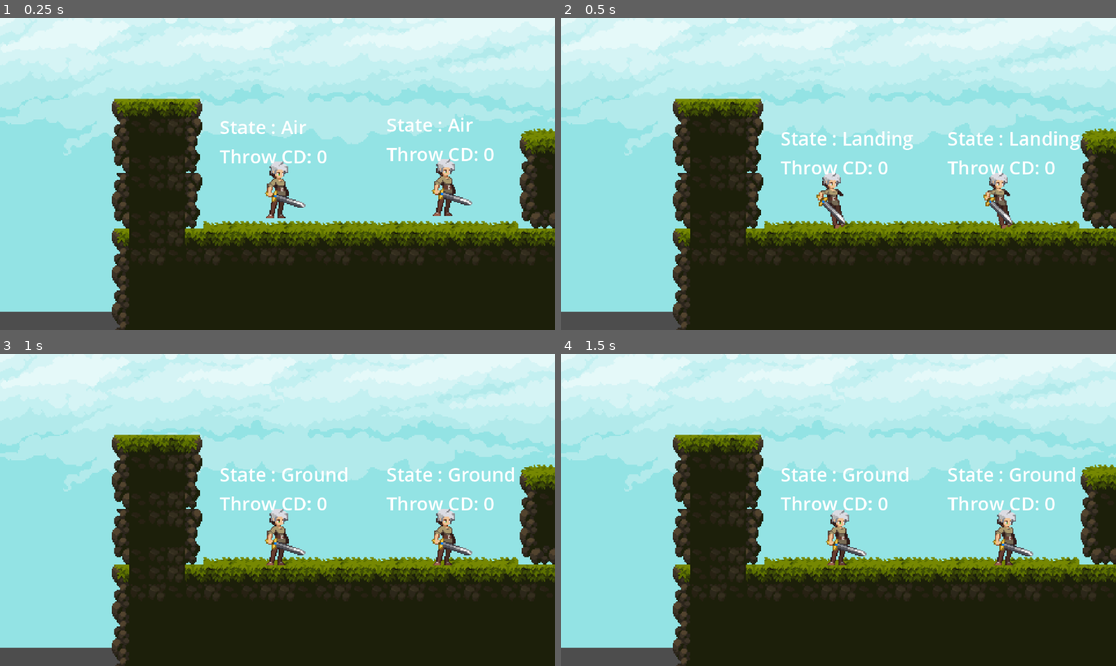
Above: before the commit, frames 1-4 (two rows, left to right).
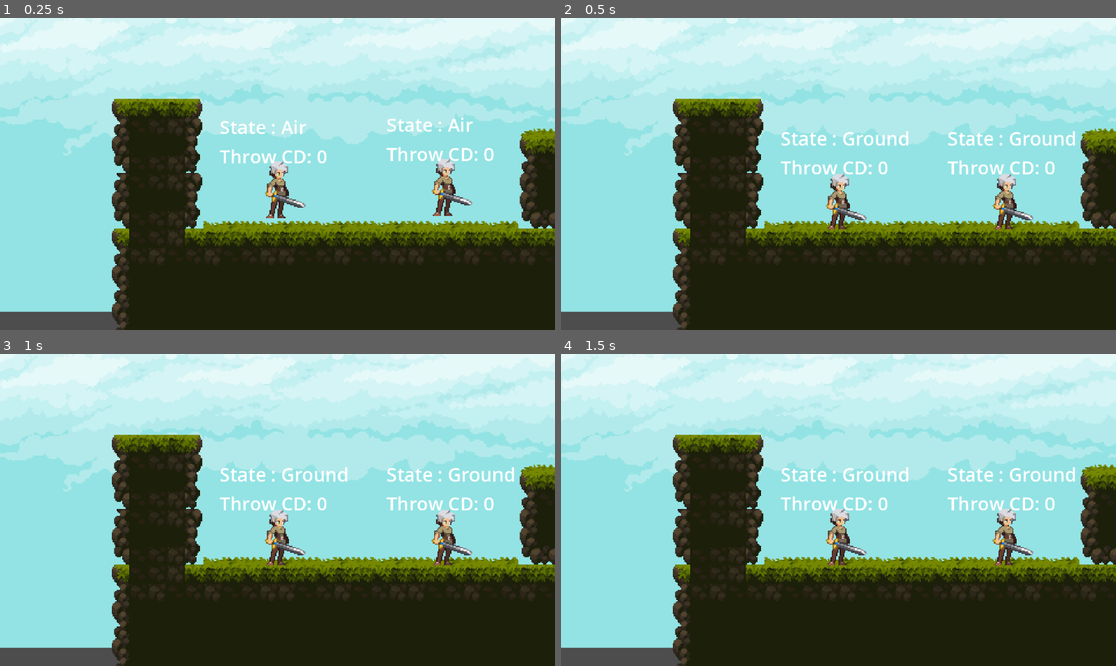
Above: after the commit, the same moments.

Repository: tuansondinh/project-a
Game: Godot game, scene res://Levels/test_level.tscn
The game is run twice, just before and just after one commit, with the same random seed, the same clock (stepped at 60 frames per second) and the same inputs.
Inputs:
- Up to frame 1 (0.25 s): no input
- Up to frame 2 (0.5 s): no input
- Up to frame 3 (1 s): no input
- Up to frame 4 (1.5 s): no input

Frame 1 is identical in both runs. In frame 2, 1.9% of the frame differs, in the area x 45-94%, y 36-68%; in frame 3, 0.2%; in frame 4, 0.5%.

Commit message:
fix stuck in landing bug, fix multiple jumo while attack bug

Diff:
--- a/Character/AirState.gd
+++ b/Character/AirState.gd
@@ -2,7 +2,7 @@
 
 class_name AirState
 
-@export var landing_state : State
+@export var ground_state : State
 @export var hanging_state : State
 @export var attack_state  : State
 @export var jump_velocity : float = -150.0
@@ -15,11 +15,13 @@
 var sword: Sword
 var gravity = ProjectSettings.get_setting("physics/2d/default_gravity")
 var has_double_jumped = false
+var no_jump: bool = false
 
 func state_process(delta):
 	character.velocity.y += gravity * delta
 	if character.is_on_floor():
-		next_state = landing_state
+		next_state = ground_state
+	#wall_slide(delta)
 
 func state_input(event : InputEvent):
 	if event.is_action_pressed(character.jump) && character.is_on_wall():
@@ -44,6 +46,7 @@
 
 func on_enter(msg:= {}):
 	if msg.has("do_jump"):
+		print("jumping")
 		character.velocity.y = jump_velocity
 		playback.travel(jump_animation)
 	elif msg.has("do_revive"):
@@ -51,7 +54,6 @@
 		can_move = true
 		can_throw = true
 
+
 func on_exit():
-	if next_state == landing_state:
-		playback.travel(landing_animation)
-		has_double_jumped = false
+	pass
--- a/Character/AttackState.gd
+++ b/Character/AttackState.gd
@@ -10,8 +10,12 @@
 @export var Sword : PackedScene
 @export var sword : Sword
 var sword_anim_player: AnimationPlayer
+var gravity = ProjectSettings.get_setting("physics/2d/default_gravity")
+
 func state_process(delta):
-	pass
+	if !character.is_on_floor():
+		character.velocity.y += gravity * delta
+
 
 
 func on_enter(_msg := {}) -> void:
@@ -28,8 +32,8 @@
 	sword_anim_player.play("swing")
 	await sword_anim_player.animation_finished
 	sword.queue_free()
-	if !character.is_on_floor() :
-		next_state = air_state
+	if !character.is_on_floor():
+		state_machine.switch_states(air_state, {"no_jump": true})
 	else:
 		next_state  = ground_state
 
--- a/Character/CharacterStateMachine.gd
+++ b/Character/CharacterStateMachine.gd
@@ -6,6 +6,7 @@
 @export var face_dir: int = 1
 @export var has_sword: bool = true
 @export var warp_cool_down_timer: Timer
+@onready var character : CharacterBody2D = owner
 
 func _ready():
 	for child in get_children():
@@ -13,6 +14,8 @@
 			states.append(child)
 			child.state_machine = self
 			# Set the states up with what they need to function
+			print(child)
+			print(character)
 			child.character = character
 
 			child.playback = animation_tree["parameters/playback"]
--- a/Character/GroundState.gd
+++ b/Character/GroundState.gd
@@ -19,5 +19,8 @@
 		state_machine.switch_states(air_state, {do_jump = true})
 	if event.is_action_pressed(character.attack) && state_machine.has_sword:
 		next_state = attack_state
-	if event.is_action_pressed(character.throw) :
+	if event.is_action_pressed(character.throw):
 		character.handle_throw()
+
+func on_enter(msg:= {}):
+	playback.travel("Move")
--- a/Character/HangingState.gd
+++ b/Character/HangingState.gd
@@ -9,13 +9,13 @@
 var sword : Sword
 
 func state_process(delta):
+	#fdgaprint(character.velocity.y)
 	character.velocity.y = 0
 	# no gravity
 	pass
 
 func state_input(event : InputEvent):
-	print(event)
-	print(character.jump)
+
 	if event.is_action_pressed(character.jump):
 		print("jump bro")
 		jump()
--- a/Character/LandingState.gd
+++ b/Character/LandingState.gd
@@ -4,5 +4,5 @@
 @export var ground_state : State
 
 func _on_animation_tree_animation_finished(anim_name):
-	if(anim_name == landing_animation_name):
+	if anim_name == landing_animation_name:
 		next_state = ground_state
--- a/Character/StateMachine.gd
+++ b/Character/StateMachine.gd
@@ -2,23 +2,13 @@
 
 class_name StateMachine
 
-@export var character : CharacterBody2D
 @export var animation_tree : AnimationTree
 @export var current_state : State
 
 var states : Array[State]
 
 func _ready():
-	for child in get_children():
-		if(child is State):
-			states.append(child)
-			child.state_machine = self
-			# Set the states up with what they need to function
-			child.character = character
-			child.playback = animation_tree["parameters/playback"]
-
-		else:
-			push_warning("Child " + child.name + " is not a State for CharacterStateMachine")
+	pass
 
 func _physics_process(delta):
 	if current_state.next_state != null:
--- a/Character/player.tscn
+++ b/Character/player.tscn
@@ -8,7 +8,6 @@
 [ext_resource type="Script" path="res://Character/GroundState.gd" id="8_yi76h"]
 [ext_resource type="Script" path="res://Character/HangingState.gd" id="9_nsu0j"]
 [ext_resource type="Script" path="res://Character/AirState.gd" id="9_sg48e"]
-[ext_resource type="Script" path="res://Character/LandingState.gd" id="10_e7jjg"]
 [ext_resource type="Script" path="res://Character/AttackState.gd" id="10_io4on"]
 [ext_resource type="PackedScene" uid="uid://djnvmy147iuxj" path="res://sword.tscn" id="11_cgj2q"]
 [ext_resource type="Script" path="res://Character/StateDebugLabel.gd" id="11_xtov4"]
@@ -296,11 +295,11 @@
 states/jump_start/node = SubResource("AnimationNodeAnimation_lg01u")
 states/jump_start/position = Vector2(391, -5.75)
 transitions = ["Start", "Move", SubResource("AnimationNodeStateMachineTransition_i4ph4"), "Move", "jump_start", SubReso …(384 unchanged characters)…
-graph_offset = Vector2(47.7799, -40.755)
+graph_offset = Vector2(147.478, -40.755)
 
 [node name="Player" type="CharacterBody2D" node_paths=PackedStringArray("hanging_state", "dead_state", "char_col_shape", "air_state")]
 script = ExtResource("1_flj5s")
-hanging_state = NodePath("CharacterStateMachine/HangingState")
+hanging_state = NodePath("CharacterStateMachine/Hanging")
 dead_state = NodePath("CharacterStateMachine/Dead")
 SwordScene = ExtResource("11_cgj2q")
 char_col_shape = NodePath("CollisionShape2D")
@@ -312,9 +311,9 @@
 
 [node name="Sprite2D" type="Sprite2D" parent="."]
 position = Vector2(-32, -32)
-texture = ExtResource("1_uohqy")
+texture = ExtResource("5_fhfe2")
 centered = false
-hframes = 4
+hframes = 15
 
 [node name="AnimationPlayer" type="AnimationPlayer" parent="."]
 libraries = {
@@ -329,41 +328,36 @@
 anim_player = NodePath("../AnimationPlayer")
 parameters/Move/blend_position = 0.0247229
 
-[node name="CharacterStateMachine" type="Node" parent="." node_paths=PackedStringArray("warp_cool_down_timer", "character", "animation_tree", "current_state")]
+[node name="CharacterStateMachine" type="Node" parent="." node_paths=PackedStringArray("warp_cool_down_timer", "animation_tree", "current_state")]
 script = ExtResource("7_utua3")
 warp_cool_down_timer = NodePath("WarpCooldownTimer")
-character = NodePath("..")
 animation_tree = NodePath("../AnimationTree")
 current_state = NodePath("Ground")
 
 [node name="Ground" type="Node" parent="CharacterStateMachine" node_paths=PackedStringArray("air_state", "hanging_state", "attack_state")]
 script = ExtResource("8_yi76h")
 air_state = NodePath("../Air")
-hanging_state = NodePath("../HangingState")
+hanging_state = NodePath("../Hanging")
 attack_state = NodePath("../Attack")
 SwordScene = ExtResource("11_cgj2q")
 
-[node name="Landing" type="Node" parent="CharacterStateMachine" node_paths=PackedStringArray("ground_state")]
-script = ExtResource("10_e7jjg")
-landing_animation_name = "jump_end"
-ground_state = NodePath("../Ground")
-
-[node name="HangingState" type="Node" parent="CharacterStateMachine" node_paths=PackedStringArray("air_state")]
+[node name="Hanging" type="Node" parent="CharacterStateMachine" node_paths=PackedStringArray("air_state")]
 script = ExtResource("9_nsu0j")
 air_state = NodePath("../Air")
+character = NodePath("")
 
 [node name="Attack" type="Node" parent="CharacterStateMachine" node_paths=PackedStringArray("air_state", "hanging_state")]
 script = ExtResource("10_io4on")
 air_state = NodePath("../Air")
-hanging_state = NodePath("../HangingState")
+hanging_state = NodePath("../Hanging")
 Sword = ExtResource("11_cgj2q")
 
 [node name="Move" type="Node" parent="CharacterStateMachine"]
 
-[node name="Air" type="Node" parent="CharacterStateMachine" node_paths=PackedStringArray("landing_state", "hanging_state", "attack_state")]
+[node name="Air" type="Node" parent="CharacterStateMachine" node_paths=PackedStringArray("ground_state", "hanging_state", "attack_state")]
 script = ExtResource("9_sg48e")
-landing_state = NodePath("../Landing")
-hanging_state = NodePath("../HangingState")
+ground_state = NodePath("../Ground")
+hanging_state = NodePath("../Hanging")
 attack_state = NodePath("../Attack")
 
 [node name="Dead" type="Node" parent="CharacterStateMachine"]
@@ -391,5 +385,4 @@
 position = Vector2(0, 9)
 shape = SubResource("CapsuleShape2D_ry2ya")
 
-[connection signal="animation_finished" from="AnimationTree" to="CharacterStateMachine/Landing" method="_on_animation_tree_animation_finished"]
 [connection signal="timeout" from="CharacterStateMachine/WarpCooldownTimer" to="CharacterStateMachine" method="_on_warp_cooldown_timer_timeout"]
--- a/Levels/test_level.tscn
+++ b/Levels/test_level.tscn
@@ -1460,7 +1460,7 @@
 drag_horizontal_enabled = true
 drag_vertical_enabled = true
 
-[node name="Player2" parent="." node_paths=PackedStringArray("hanging_state") instance=ExtResource("2_t7emj")]
+[node name="Player2" parent="." instance=ExtResource("2_t7emj")]
 position = Vector2(80, 47)
 player_number = 2
 move_right = "right2"
@@ -1470,7 +1470,6 @@
 jump = "jump2"
 attack = "attack2"
 throw = "throw2"
-hanging_state = NodePath("../Player/CharacterStateMachine/HangingState")
 
 [node name="ReviveTimer" type="Timer" parent="."]
 
Not shown: 1 places in Character/player.tscn that only renumber resources
